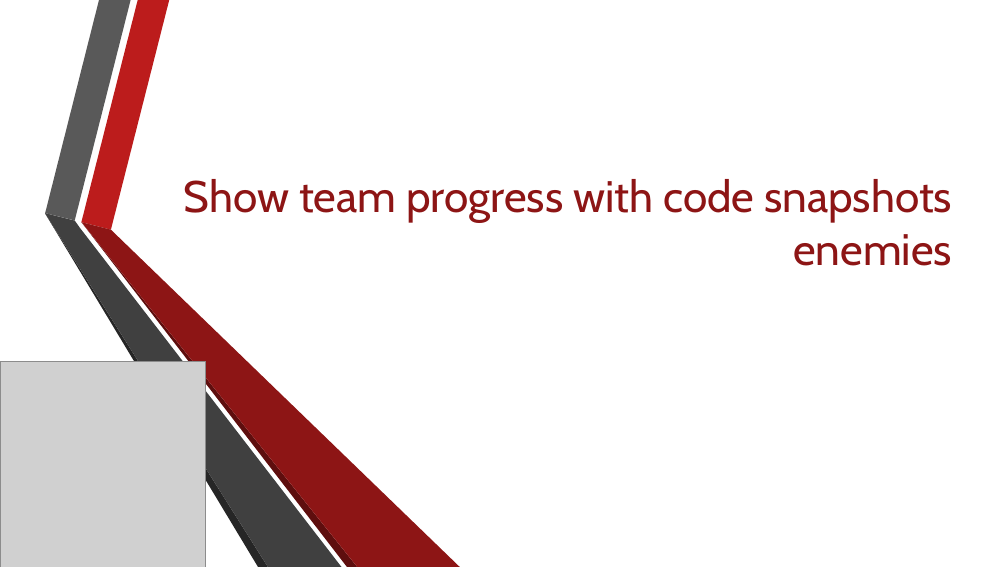
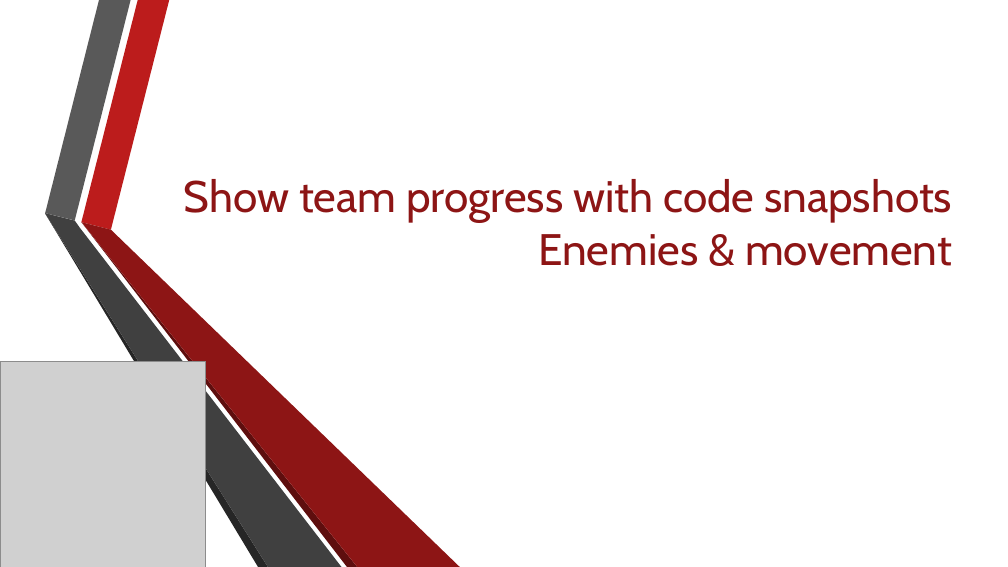
Before and after one commit to Jacob-Friedberg/Maze_Runner, a slide deck: slide 8 of Documents/group_lead_2_presentation.pptx (slide 7 before the commit). Drawn at 1008x567 pixels with LibreOffice and Linux fonts; fonts in the diff are those of the drawing; grey boxes stand for pictures; background and template pictures are left out. Boxes give left, top, right and bottom in pixels: in the first picture for what was removed or moved away, otherwise in the second. Text is boxed around its words. In the diff, an @@ line names an element or a change of style, - is before the commit and + after.

```diff
--- a/Documents/group_lead_2_presentation.pptx
+++ b/Documents/group_lead_2_presentation.pptx
@@ text at bbox=[538, 234, 952, 266]: text changed @@
-enemies
+Enemies & movement
```
Also in this commit, not shown: 1 other slide changed, 6 slides added, 7 slides removed.
